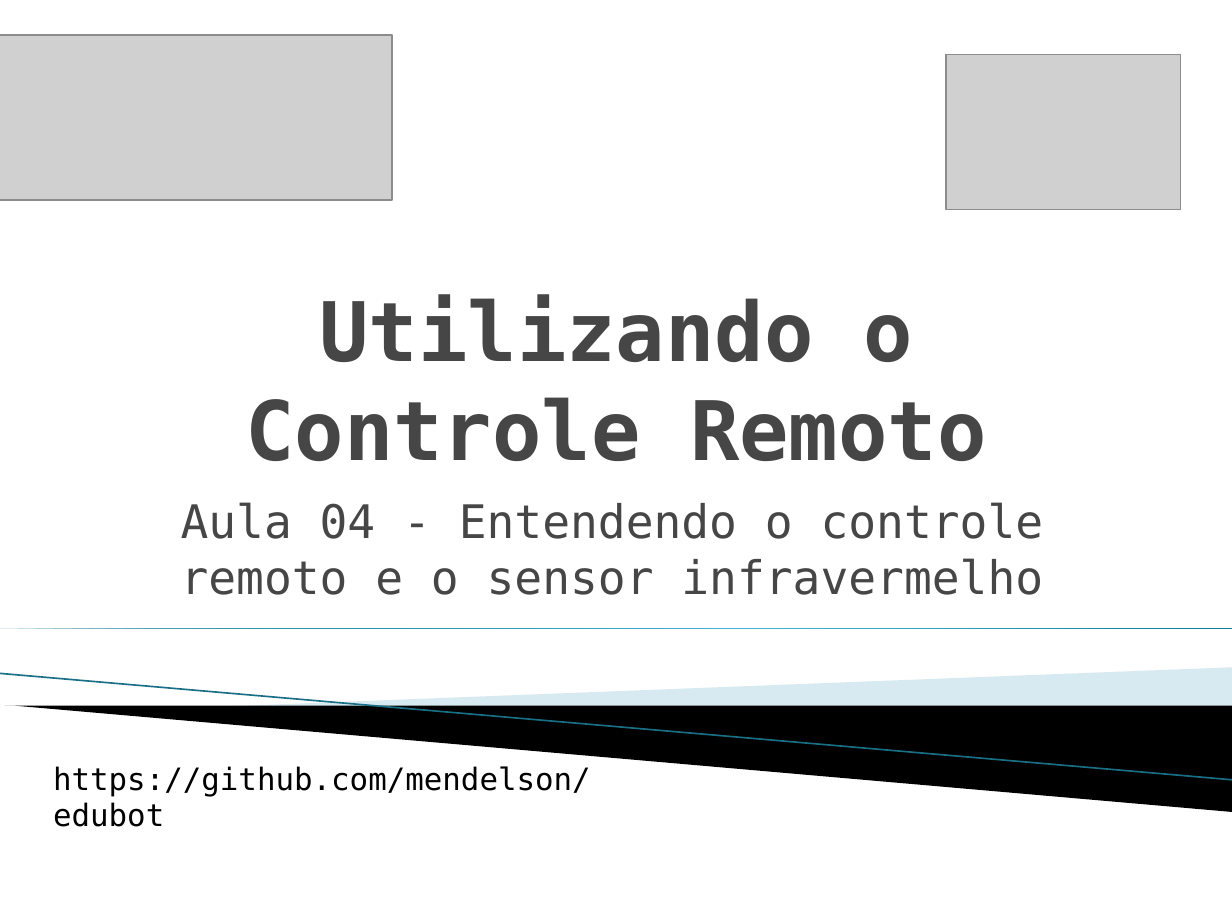
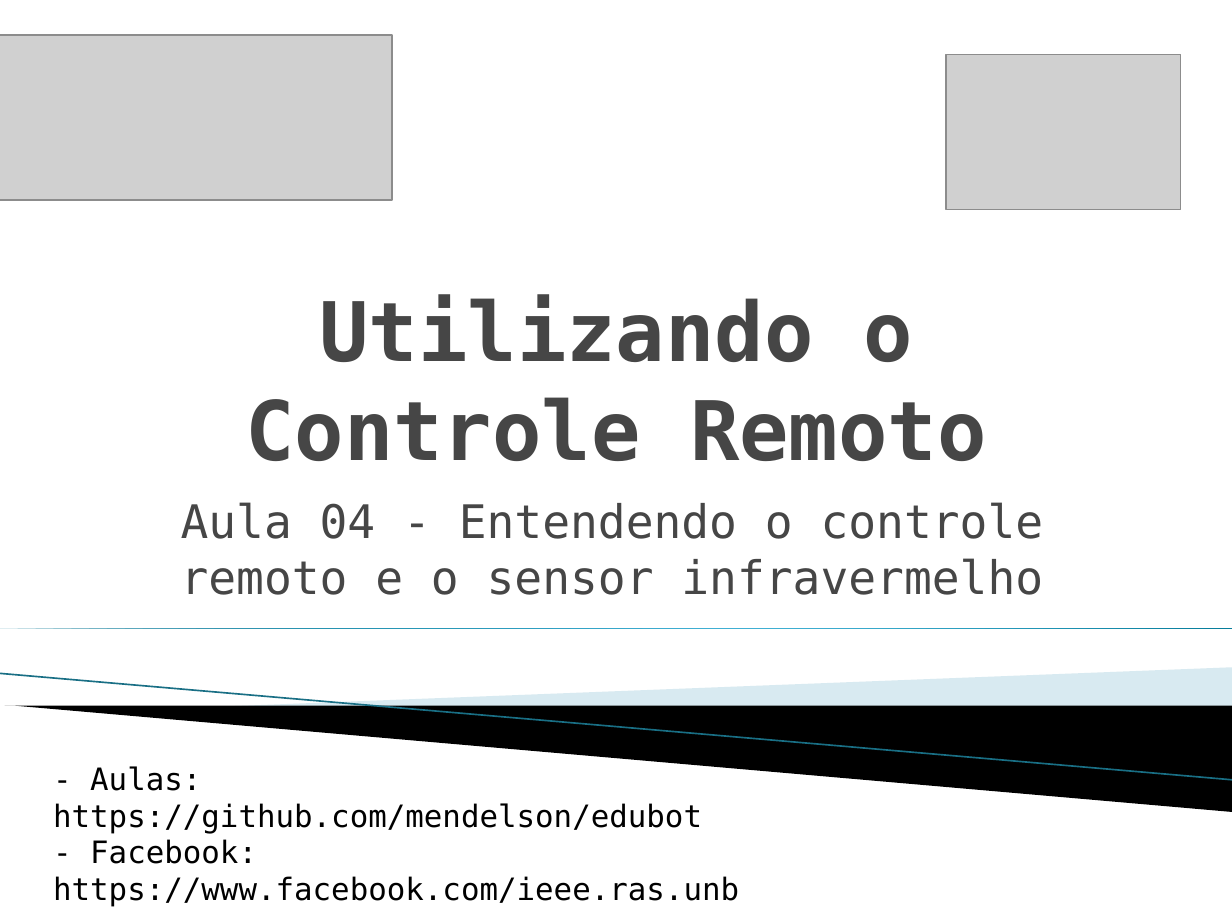
Before and after one commit to IEEE-RAS-UnB/edubot, a slide deck: slide 1 of Aula 04/Aula 04.pptx. Drawn at 1232x924 pixels with LibreOffice and Linux fonts; fonts in the diff are those of the drawing; grey boxes stand for pictures; background and template pictures are left out. Boxes give left, top, right and bottom in pixels: in the first picture for what was removed or moved away, otherwise in the second. Text is boxed around its words. In the diff, an @@ line names an element or a change of style, - is before the commit and + after.

Commit message:
Added IEEE Day 2014 presentations and Facebook link to all classes

```diff
--- a/Aula 04/Aula 04.pptx
+++ b/Aula 04/Aula 04.pptx
@@ text at (53, 766, 739, 907): text changed @@
-https://github.com/mendelson/edubot
+- Aulas: https://github.com/mendelson/edubot
+- Facebook: https://www.facebook.com/ieee.ras.unb
```
Also in this commit, not shown: 11 other files.
